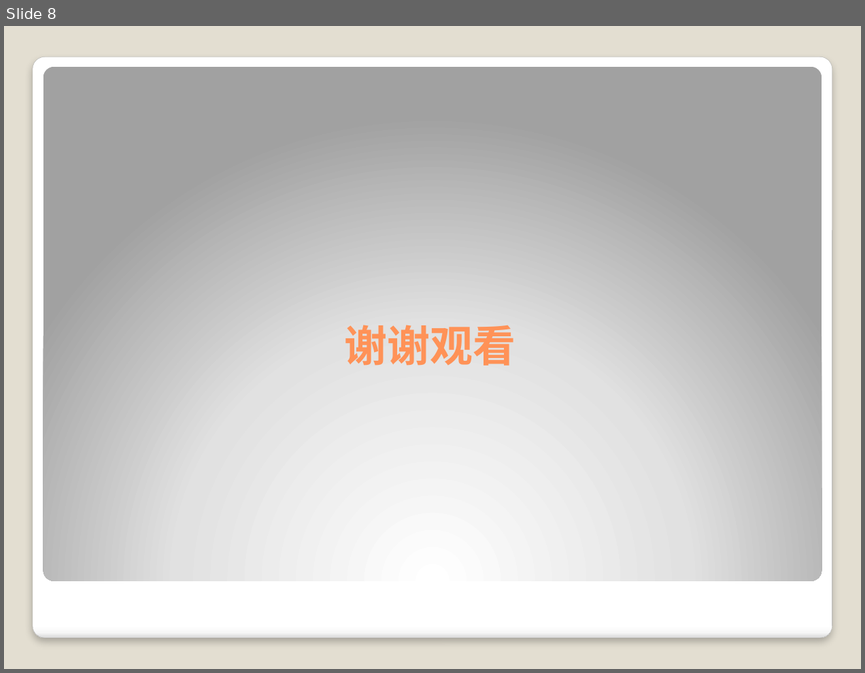
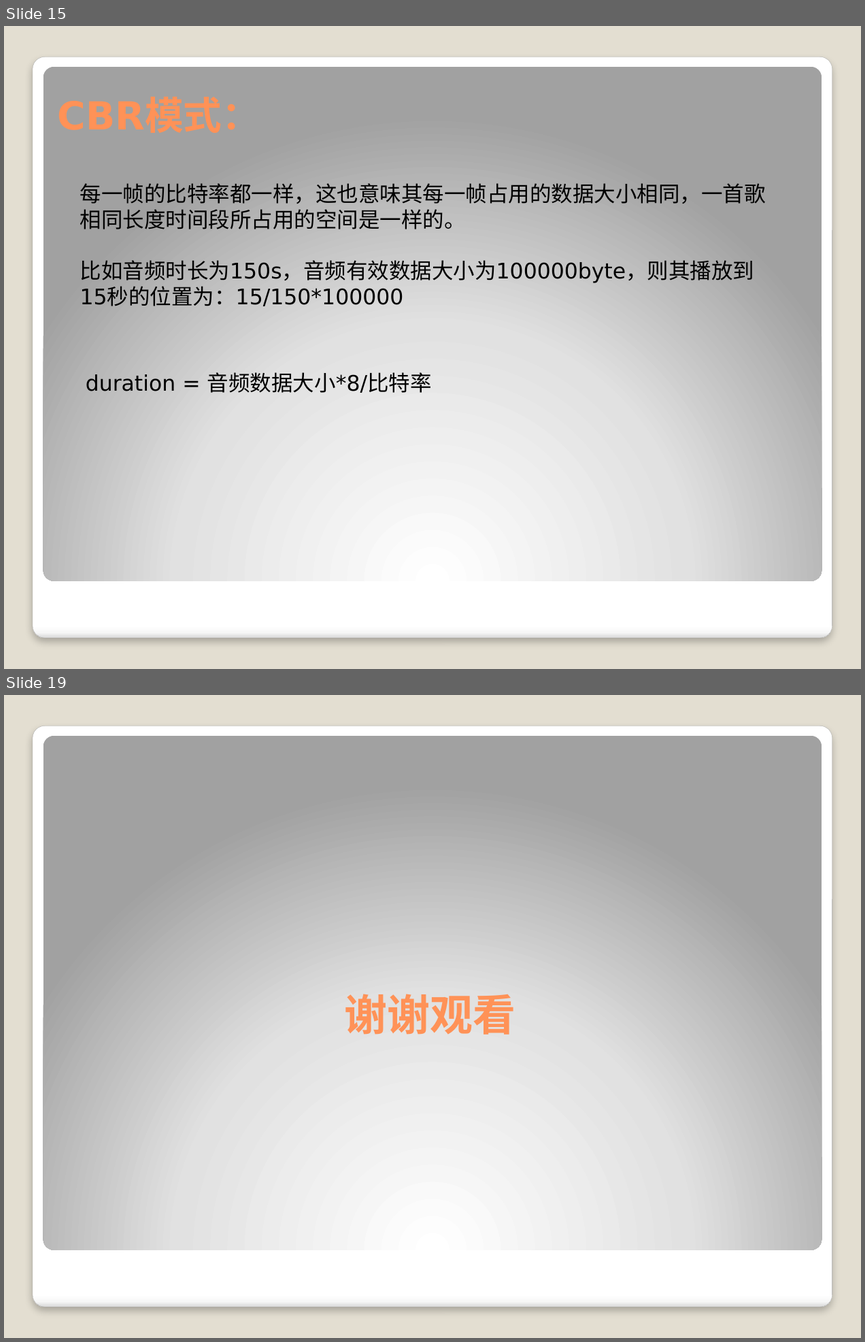
Before and after one commit to wanls4583/mp3player, a slide deck: AudioContext.pptx. Shown one above the other, each under a label of ours: slide 8 before the commit, slides 15 and 19 after it; the slides between them are not shown. The pictures are 865x673 and 865x1342 pixels, drawn with LibreOffice and Linux fonts; fonts in the diff are those of the drawing. Boxes give left, top, right and bottom in pixels: in the first picture for what was removed or moved away, otherwise in the second. Text is boxed around its words. In the diff, an @@ line names an element or a change of style, - is before the commit and + after.

```diff
--- a/AudioContext.pptx
+++ b/AudioContext.pptx
@@ slide 15 added at box(4, 26, 861, 669), background #E3DED1; not listed: 2 template elements that a slide beside it also shows @@
@@ text added at box(80, 183, 766, 306), 18 pt, text #000000 @@
+每一帧的比特率都一样，这也意味其每一帧占用的数据大小相同，一首歌相同长度时间段所占用的空间是一样的。
+比如音频时长为150s，音频有效数据大小为100000byte，则其播放到15秒的位置为：15/150*100000
@@ text added at box(86, 372, 432, 393), 18 pt, text #000000 @@
+duration = 音频数据大小*8/比特率
@@ what was slide 8 is now slide 19 @@
```
Also in this commit, not shown: 5 slides changed, 12 other slides added, 2 slides removed, 5 other files.
